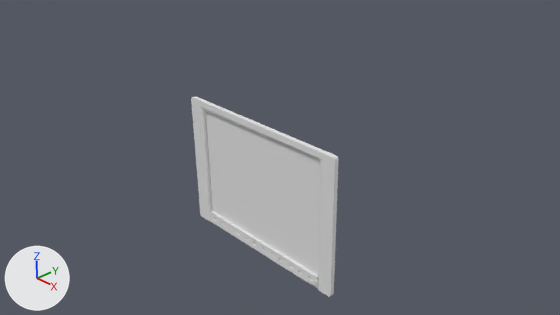
A saved change to the Blender file source/GDU-1500/GDU-1500.blend.
The view is the same before and after, from the file's camera 'Camera'. Arrows for +X, +Y and +Z are at lower left; the lights stay in place. Materials are left out; every surface is plain grey.

The older version as bpy lines, for what is in view:
```python
me_plane = bpy.data.meshes.new('Plane')
me_plane.from_pydata(...)  # 806 vertices, 818 faces; spans x -1.94..1.85, y -1.64..1.09, z 0.0..0.09
me_plane_002 = bpy.data.meshes.new('Plane.002')
me_plane_002.from_pydata([(-1.6, -1.39, 0.01), (1.5, -1.39, 0.01), (-1.6, 0.92, 0.01), (1.5, 0.92, 0.01)], [], [(0, 1, 3, 2)])
ob_plane = bpy.data.objects.new('Plane', me_plane)
ob_plane.location = (0.0, 0.0, 0.0)
ob_plane.rotation_euler = (1.571, 0.0, 0.0)  # degrees (90, 0, 0)
ob_plane_002 = bpy.data.objects.new('Plane.002', me_plane_002)
ob_plane_002.location = (0.0, 0.0, 0.0)
ob_plane_002.rotation_euler = (1.571, 0.0, 0.0)  # degrees (90, 0, 0)
```
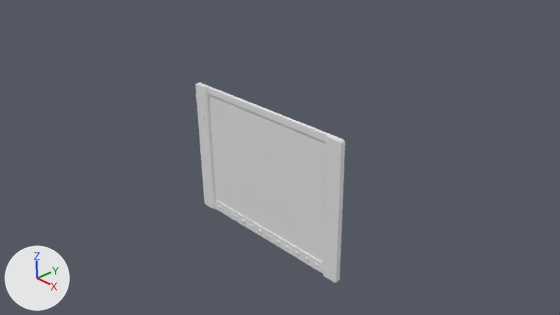
Diff of the bpy script that builds the scene:
```diff
--- a/source/GDU-1500/GDU-1500.blend.py
+++ b/source/GDU-1500/GDU-1500.blend.py
@@ me_plane_002 @@
 me_plane_002.from_pydata(...)  # 4 vertices, 1 face; spans x -1.6..1.5, y -1.39..0.92, z 0.01
 # used by ob_plane_002; location = (0.0, 0.0, 0.0); rotation_euler = (1.571, 0.0, 0.0), in degrees (90, 0, 0)
+# me_plane_002 part 3: the whole mesh is moved by (0.05, 0.27, -0.07)
@@ me_plane @@
 # used by ob_plane; location = (0.0, 0.0, 0.0); rotation_euler = (1.571, 0.0, 0.0), in degrees (90, 0, 0)
-me_plane.from_pydata(...)  # 806 vertices, 818 faces; spans x -1.94..1.85, y -1.64..1.09, z 0.0..0.09
+me_plane.from_pydata(...)  # 241 vertices, 220 faces; spans x 0.0, y -0.01..0.01, z 0.0
+# me_plane part 1: 790 vertices removed from x -1.94..1.85, y -1.64..1.09, z 0.0..0.09
+# me_plane part 2: the surface is now shaded smooth
@@ me_plane_003 @@
+me_plane_003.from_pydata(...)  # 1250 vertices, 1129 faces; spans x -1.89..1.89, y -1.36..1.37, z -0.09..0.01
@@ ob_plane @@
 ob_plane = bpy.data.objects.new('Plane', me_plane)
-ob_plane.location = (0.0, 0.0, 0.0)
-ob_plane.rotation_euler = (1.571, 0.0, 0.0)  # degrees (90, 0, 0)
+ob_plane.location = (-1.39, 0.04, -1.24)
+ob_plane.rotation_euler = (0.0, 0.0, -1.571)  # degrees (0, 0, -90)
+ob_plane.scale = (10.4, 10.4, 10.4)
@@ ob_panel @@
+ob_panel = bpy.data.objects.new('panel', me_plane_003)
+ob_panel.location = (0.0, 0.0, 0.0)
+ob_panel.rotation_euler = (1.571, 0.0, 0.0)  # degrees (90, 0, 0)
```

Where the change shows, as pixel boxes (x1, y1, x2, y2) in the pictures (560 x 315 px):
'Plane.002', mesh moved: before (205, 110, 320, 275); after (209, 95, 326, 262)
'Plane', reshaped, moved, turned, rescaled (not visible afterwards): before (191, 96, 339, 297)
'panel', added: after (196, 83, 345, 283)
part 1 of me_plane, deleted: before (191, 96, 339, 297)
